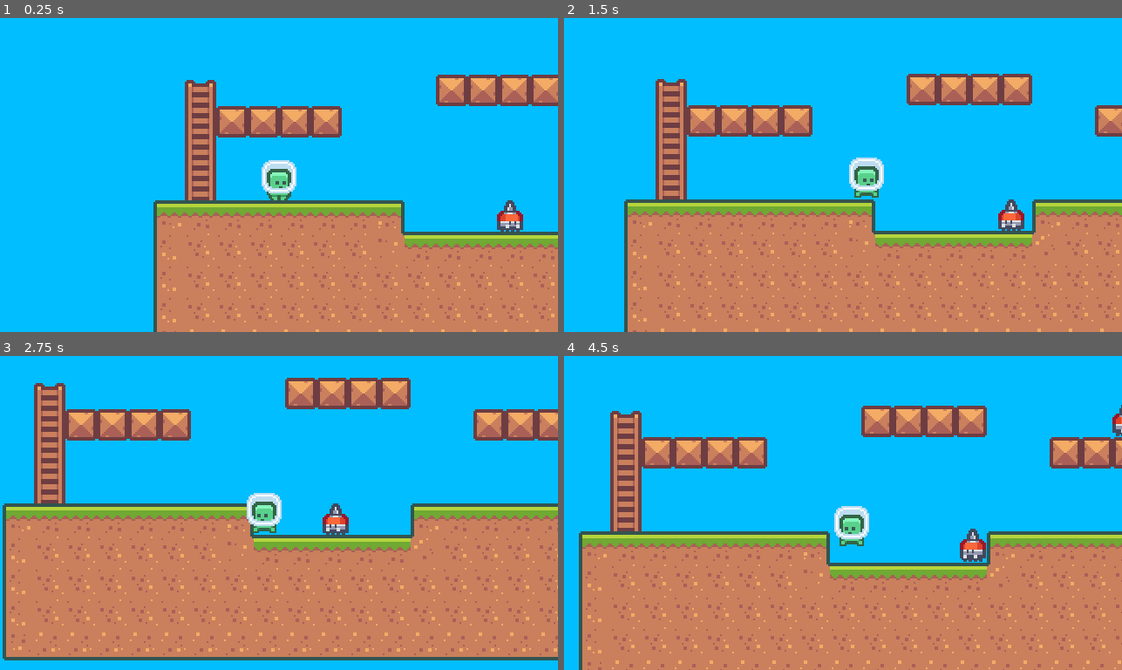
Above: before the commit, frames 1-4 (two rows, left to right).
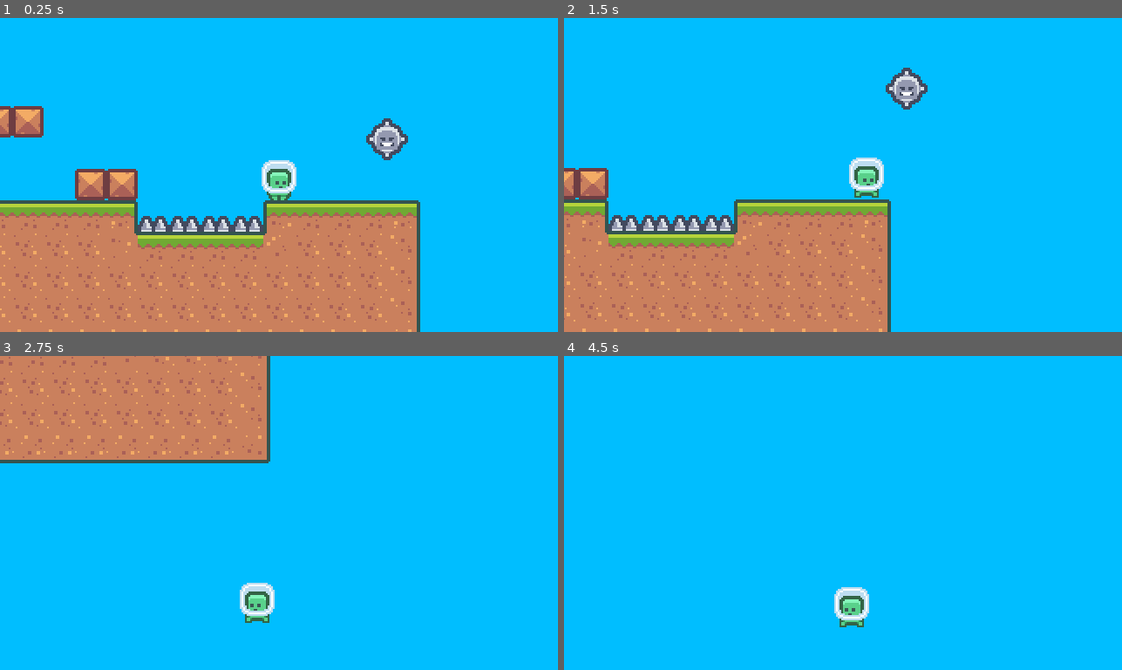
Above: after the commit, the same moments.

Repository: rafaelmuto/PixelPlataformTutorial
Game: Godot game, scene res://World.tscn
Same seed, same stepped clock (60 frames per second), same inputs: the game is played once before the commit and once after it.
Inputs:
- Up to frame 1 (0.25 s): no input
- Up to frame 2 (1.5 s): hold Right (ui_right) from 0.53 s (still down); tap Up (ui_up) at 0.77 s
- Up to frame 3 (2.75 s): tap Up (ui_up) at 1.52 s; release Right (ui_right) at 2.03 s; hold Left (ui_left) from 2.03 s (still down)
- Up to frame 4 (4.5 s): release Left (ui_left) at 2.78 s; hold Right (ui_right) 2.78-4.28 s; tap Up (ui_up) at 3.02, 3.77 s; hold Left (ui_left) from 4.28 s (still down)

The runs differ from the first frame. In frame 1, 35% of the frame differs, in the area x 0-100%, y 18-100%; in frame 2, 34%; in frame 3, 68%, in the area x 0-100%, y 0-97%; in frame 4, 49%.

Commit message:
flow path enemy

Diff:
--- /dev/null
+++ b/MovingSpikeEnemy.gd
@@ -0,0 +1,21 @@
+tool
+extends Path2D
+
+enum ANIMATION_TYPE { LOOP, BOUNCE }
+
+export (ANIMATION_TYPE) var animation_type setget set_animation_type
+
+#onready var animationPlayer = $AnimationPlayer
+
+func _ready():
+	play_updated_animation()
+
+
+func play_updated_animation():
+	match animation_type:
+		ANIMATION_TYPE.LOOP: $AnimationPlayer.play("MoveAlongPathLoop")
+		ANIMATION_TYPE.BOUNCE: $AnimationPlayer.play("MoveAlongPathBounce")
+
+func set_animation_type(value):
+	animation_type = value
+	play_updated_animation()
--- /dev/null
+++ b/MovingSpikeEnemy.tscn
@@ -0,0 +1,79 @@
+[gd_scene load_steps=7 format=2]
+
+[ext_resource path="res://assets/characters_packed.png" type="Texture" id=1]
+[ext_resource path="res://HitBox/HitBox.tscn" type="PackedScene" id=2]
+[ext_resource path="res://MovingSpikeEnemy.gd" type="Script" id=3]
+
+[sub_resource type="Animation" id=2]
+resource_name = "MoveAlongPathBounce"
+length = 6.0
+tracks/0/type = "value"
+tracks/0/path = NodePath("PathFollow2D:offset")
+tracks/0/interp = 1
+tracks/0/loop_wrap = true
+tracks/0/imported = false
+tracks/0/enabled = true
+tracks/0/keys = {
+"times": PoolRealArray( 0, 3, 6 ),
+"transitions": PoolRealArray( 1, 1, 1 ),
+"update": 0,
+"values": [ 0.0, 949.72, 0.0 ]
+}
+
+[sub_resource type="Animation" id=3]
+resource_name = "MoveAlongPathLoop"
+length = 6.0
+loop = true
+tracks/0/type = "value"
+tracks/0/path = NodePath("PathFollow2D:offset")
+tracks/0/interp = 1
+tracks/0/loop_wrap = true
+tracks/0/imported = false
+tracks/0/enabled = true
+tracks/0/keys = {
+"times": PoolRealArray( 0, 6 ),
+"transitions": PoolRealArray( 1, 1 ),
+"update": 0,
+"values": [ 0.0, 949.72 ]
+}
+
+[sub_resource type="Animation" id=4]
+length = 0.001
+tracks/0/type = "value"
+tracks/0/path = NodePath("PathFollow2D:offset")
+tracks/0/interp = 1
+tracks/0/loop_wrap = true
+tracks/0/imported = false
+tracks/0/enabled = true
+tracks/0/keys = {
+"times": PoolRealArray( 0 ),
+"transitions": PoolRealArray( 1 ),
+"update": 0,
+"values": [ 0.0 ]
+}
+
+[node name="MovingSpikeEnemy" type="Path2D"]
+script = ExtResource( 3 )
+
+[node name="PathFollow2D" type="PathFollow2D" parent="."]
+position = Vector2( 28, 22 )
+rotate = false
+
+[node name="Enemy" type="Node2D" parent="PathFollow2D"]
+
+[node name="Sprite" type="Sprite" parent="PathFollow2D/Enemy"]
+texture = ExtResource( 1 )
+region_enabled = true
+region_rect = Rect2( 192, 0, 24, 24 )
+
+[node name="HitBox" parent="PathFollow2D/Enemy" instance=ExtResource( 2 )]
+
+[node name="CollisionPolygon2D" type="CollisionPolygon2D" parent="PathFollow2D/Enemy/HitBox"]
+scale = Vector2( 1, 1 )
+polygon = PoolVector2Array( -1, -10, 1, -10, 10, -1, 10, 1, 1, 10, -1, 10, -10, 1, -10, -1 )
+
+[node name="AnimationPlayer" type="AnimationPlayer" parent="."]
+autoplay = "MoveAlongPathLoop"
+anims/MoveAlongPathBounce = SubResource( 2 )
+anims/MoveAlongPathLoop = SubResource( 3 )
+anims/RESET = SubResource( 4 )
--- a/World.tscn
+++ b/World.tscn
@@ -1,25 +1,41 @@
-[gd_scene load_steps=7 format=2]
+[gd_scene load_steps=11 format=2]
 
 [ext_resource path="res://Tiles/TileMap.tscn" type="PackedScene" id=1]
 [ext_resource path="res://Player/Player.tscn" type="PackedScene" id=2]
 [ext_resource path="res://Spikes/Spikes.tscn" type="PackedScene" id=3]
 [ext_resource path="res://World.gd" type="Script" id=4]
 [ext_resource path="res://WalkingEnemy/WalkingEnemy.tscn" type="PackedScene" id=5]
+[ext_resource path="res://MovingSpikeEnemy.tscn" type="PackedScene" id=6]
 [ext_resource path="res://Tiles/LadderTile.tscn" type="PackedScene" id=7]
+
+[sub_resource type="Curve2D" id=1]
+_data = {
+"points": PoolVector2Array( 0, 0, 0, 0, -9, 9, 0, 0, 0, 0, 99, 9, 0, 0, 0, 0, 99, 45, 0, 0, 0, 0, -9, 45, 0, 0, 0, 0, -9, 9 )
+}
+
+[sub_resource type="Curve2D" id=2]
+_data = {
+"points": PoolVector2Array( 0, 0, 0, 0, -9, 0, 0, 0, 0, 0, 81, 0, 0, 0, 0, 0, 81, 36, 0, 0, 0, 0, -9, 36, 0, 0, 0, 0, -9, 0, 0, 0, 0, 0, -9, 0, 0, 0, 0, 0, -9, 0 )
+}
+
+[sub_resource type="Curve2D" id=3]
+_data = {
+"points": PoolVector2Array( 0, 0, 0, 0, 180, 27, 0, 0, 0, 0, 135, 72, 0, 0, 0, 0, 90, 36, 0, 0, 0, 0, 135, -9, 0, 0, 0, 0, 180, 27 )
+}
 
 [node name="World" type="Node2D"]
 script = ExtResource( 4 )
 
 [node name="Player" parent="." instance=ExtResource( 2 )]
-position = Vector2( -198, 108 )
+position = Vector2( 207, 108 )
 z_index = 10
 
 [node name="TileMap" parent="." instance=ExtResource( 1 )]
 collision_mask = 0
-tile_data = PoolIntArray( 262138, 0, 0, 262139, 0, 0, 262140, 0, 0 …(2895 unchanged characters)…
+tile_data = PoolIntArray( -262141, 0, 0, -262140, 0, 0, -262139, 0, 0, -262138, 0, 0, -65549, 0, 0, -65548, 0, 0, -65547, 0, 0, -65546, 0, 0, -65543, 0, 0, -65542, 0, 0, -65541, 0, 0, -65540, 0, 0, -65538, 0, 0, -65537, 0, 0, -131072, 0, 0, -131071, 0, 0, 262137, 0, 0, 262138, 0, 0, 262139, 0, 0, 262140, 0, 0 …(2895 unchanged characters)…
 
 [node name="LadderTile" parent="." instance=ExtResource( 7 )]
-tile_data = PoolIntArray( 262130, 1, 0, 327666, 0, 0, 393202, 0, 0, 458738, 0, 0 )
+tile_data = PoolIntArray( -131075, 1, 0, -65539, 0, 0, -3, 0, 0, 65533, 0, 0, 131069, 0, 0, 196605, 0, 0, 262130, 1, 0, 327666, 0, 0, 393202, 0, 0, 458738, 0, 0 )
 
 [node name="Spikes" parent="." instance=ExtResource( 3 )]
 position = Vector2( 171, 144 )
@@ -34,7 +50,22 @@
 position = Vector2( 153, 144 )
 
 [node name="WalkingEnemy" parent="." instance=ExtResource( 5 )]
-position = Vector2( -72, 144 )
+position = Vector2( -63, 144 )
 
 [node name="WalkingEnemy2" parent="." instance=ExtResource( 5 )]
 position = Vector2( 9, 72 )
+
+[node name="WalkingEnemy3" parent="." instance=ExtResource( 5 )]
+position = Vector2( -189, -36 )
+
+[node name="MovingSpikeEnemy" parent="." instance=ExtResource( 6 )]
+position = Vector2( -126, 36 )
+curve = SubResource( 1 )
+
+[node name="MovingSpikeEnemy2" parent="." instance=ExtResource( 6 )]
+position = Vector2( 54, -81 )
+curve = SubResource( 2 )
+
+[node name="MovingSpikeEnemy3" parent="." instance=ExtResource( 6 )]
+position = Vector2( 117, 36 )
+curve = SubResource( 3 )
--- a/default_env.tres
+++ b/default_env.tres
@@ -3,5 +3,4 @@
 [sub_resource type="ProceduralSky" id=1]
 
 [resource]
-background_mode = 2
 background_sky = SubResource( 1 )
